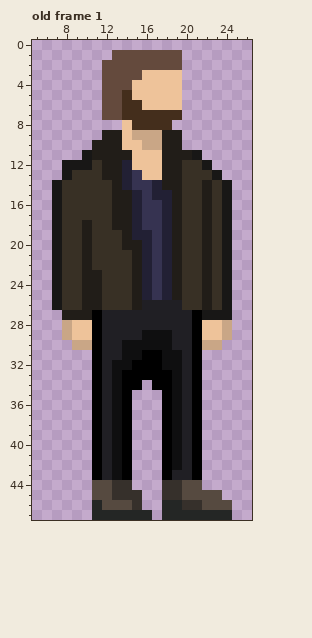
Pixel-art file, stored at Art/Player/player_idle.aseprite. Above is the file before it was changed.
32x48 pixels, 1 frame. Shown: old frame 1: x 5..26, y 0..47.
The same view after the edit:
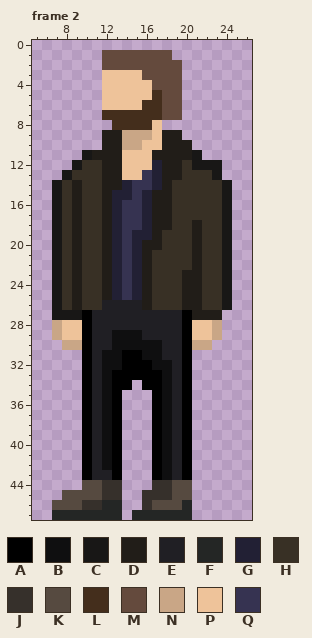
Palette (. is transparent): A #000000  B #0f0f10  C #181716  D #211d18  E #201f24  F #242625  G #222034  H #383025  J #36302b  K #564a40  L #442e1c  M #644a3d  N #c9a686  P #eec39a  Q #363351
A new or re-ordered frame is compared with the old frame closest to it.
The commit says: Player animation fixxed
Difference:
frames 1 -> 2
Changed rows in their new state; - is an unchanged pixel.
Frame 2 is new; against old frame 1:
first column x 7:
 1 -----M------.-----
 3 -----PPPPMMMM-----
 4 -----PPP--MMM-----
 5 -----PPP--LMM-----
 6 -----PPPPLLMM-----
 7 -----LL----MM-----
 8 ------LL--P.------
 9 -------N--P-------
10 ----.--NNPP--D----
11 -------P--D-------
12 -.-H---P--G---C-C-
13 -------PPQG-------
14 --D--D------H--H--
15 --D--DGGQGDDH--H--
16 --D--DGQQGDDH--H--
17 --D--DGQQGDDH--H--
18 --DH-DGQQGDDH-DH--
19 --DH-DGQ--DHH-DH--
20 --DH-DGQGDDHH-DH--
21 --DH-DGQGDHHH-DH--
22 --DH-DGQGDHHH-DH--
23 --DHHDGQGDHHHDDH--
24 --DHHDGQGDHHHDDH--
25 --DHHDGQGDHHHDDH--
26 --DHHEEEEDHHHDDH--
27 CCCAE--------ADDD.
28 NP-AE--------AP-N.
29 NP-AE-BBBEEE-AP-N.
30 -N-AE-B----E-AN-.-
31 ---AEBBAABBEEA.---
32 ---AEB-A--B-EA.---
33 ---AEBA----BEA.---
34 ---AEBA-.A-BEA.---
35 ---AEBA.--ABEA.---
36 ---AEBA.--ABEA.---
37 ---AEBA.--ABEA.---
38 ---AEBA.--ABEA.---
39 ---AEBA.--ABEA.---
40 ---AEBA.--ABEA.---
41 ---AEBA.--ABEA.---
42 ---AEBA.--ABEA.---
43 ---AE-A.--AB-A.---
44 ---K-J-.--J-K-.---
45 -KKK-J-..JJ-K-...-
46 KKKJJFF..JKKKF....
47 FFFF---.--F---....
Changed places in both pictures, as pixel boxes (x1, y1, x2, y2):
changed: (52, 50, 232, 520)
